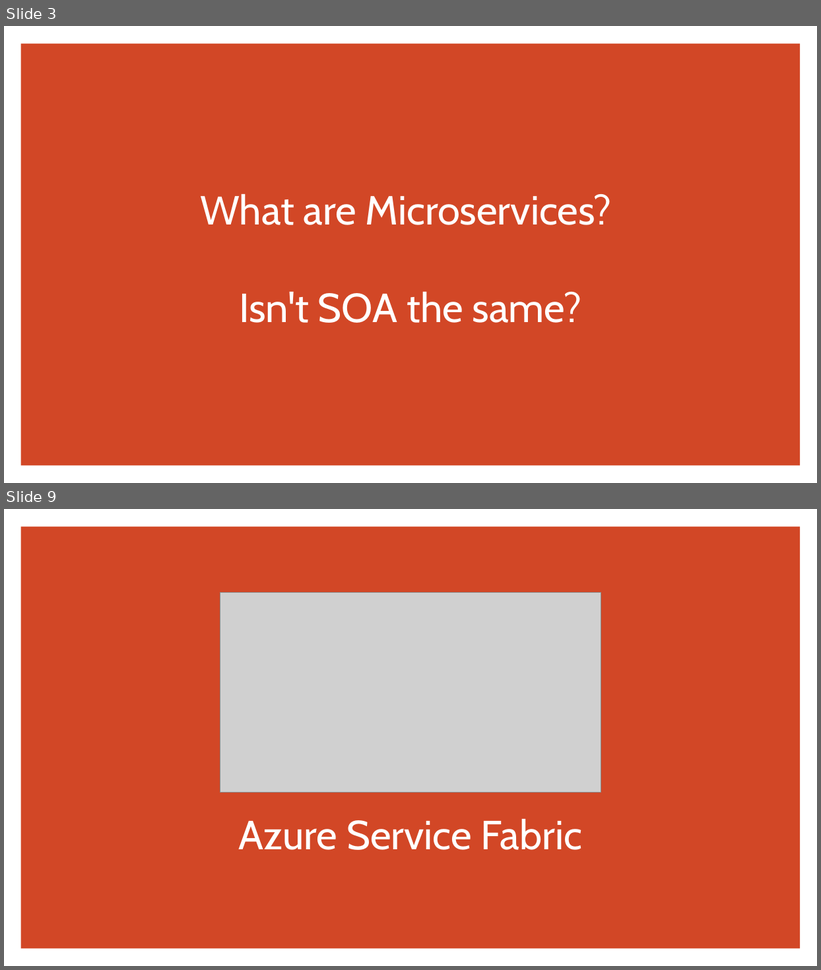
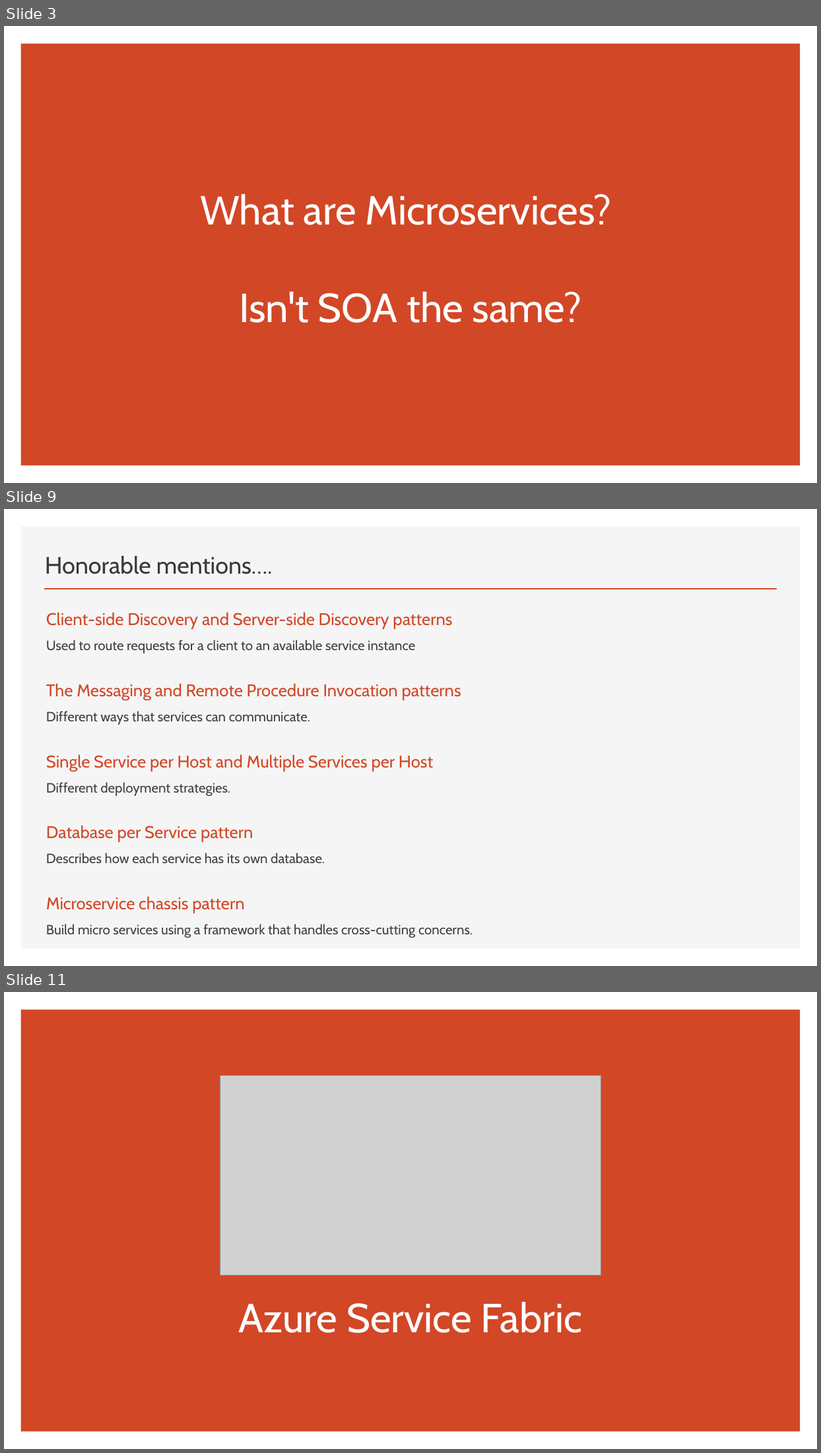
Before and after one commit to brianperera/EasyMaintain, a slide deck: Documents/MicroServices.pptx. Shown one above the other, each under a label of ours: slides 3 and 9 before the commit, slides 3, 9 and 11 after it; the slides between them are not shown. The pictures are 821x970 and 821x1453 pixels, drawn with LibreOffice and Linux fonts; fonts in the diff are those of the drawing; grey boxes stand for pictures. Boxes give left, top, right and bottom in pixels: in the first picture for what was removed or moved away, otherwise in the second. Text is boxed around its words. In the diff, an @@ line names an element or a change of style, - is before the commit and + after.

```diff
--- a/Documents/MicroServices.pptx
+++ b/Documents/MicroServices.pptx
@@ slide 9 added at (4, 509, 817, 966), background #FFFFFF @@
@@ rectangle added at (21, 527, 801, 949), fill #F5F5F5 @@
@@ title added at (45, 556, 273, 574), 28 pt, text #3B3838 @@
+Honorable mentions….
@@ line added from (44, 589) to (777, 589), #D24726 2 pt @@
@@ text added at (46, 612, 473, 938), 16 pt, text #404040 @@
+Client-side Discovery and Server-side Discovery patterns
+Used to route requests for a client to an available service instance
+The Messaging and Remote Procedure Invocation patterns
+Different ways that services can communicate.
+Single Service per Host and Multiple Services per Host
+Different deployment strategies.
+Database per Service pattern
+Describes how each service has its own database.
+Microservice chassis pattern
+Build micro services using a framework that handles cross-cutting concerns.
@@ what was slide 9 is now slide 11 @@
```
Also in this commit, not shown: 5 slides changed, 9 other slides added, 7 slides removed.
